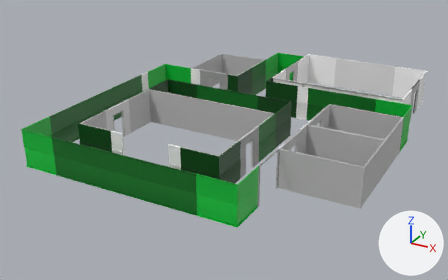
The FBX model ProjectIII_TheBigOne/Assets/Models/World/Level/BETA/v2/Model_Beta_Residential_Walls_00.fbx, before and after one commit.
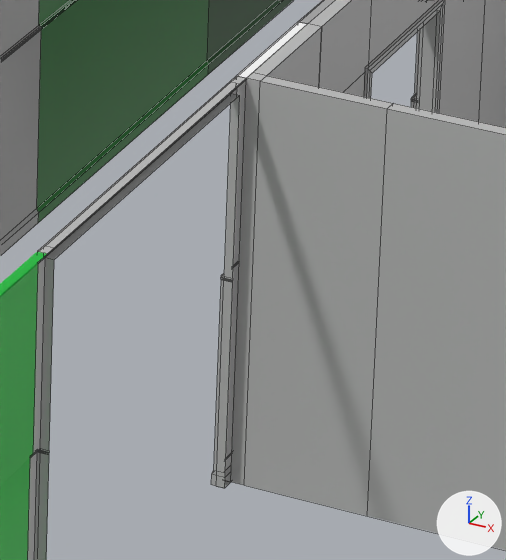
Each version appears first whole from a 50 mm camera at (-3.7, -9.6, 24.6) aimed at (-26.8, 32.5, 3.5), and next in a close-up on the part from 57% to 68% of the width and 51% to 70% of the height. Arrows for +X, +Y and +Z are at lower right; the lights stay in place. The close-ups show mesh edges as thin lines. Where no turn or scale is listed for an object, it has been applied to the vertices.

In view in the first close-up: '03_DoorFrame_08', '03_R13_Corner_00', '03_R13_Corner_01', '03_R13_DoorWall_00', '03_R13_LongWall_00', 'Corridor_WallDoor_67', 'InteriorCorner_09', '_Corridor_Wall_06_03_Corridor_Wall_58', '_Corridor_Wall_06_03_Corridor_Wall_61', '_Corridor_Wall_06_03_Corridor_Wall_75', '_Corridor_Wall_06_03_Corridor_Wall_88'.
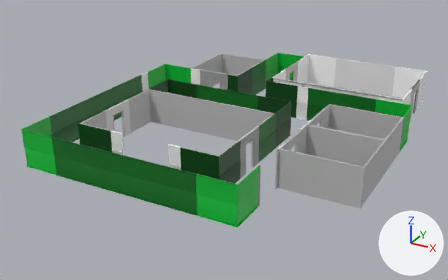
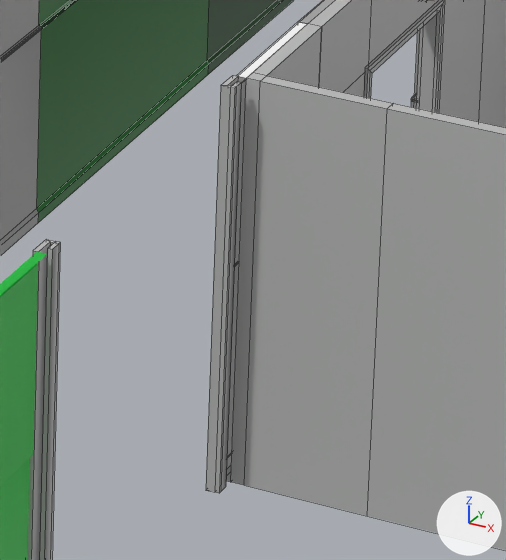
Where the change shows, as pixel boxes [x1, y1, x2, y2] in the close-ups (506 x 560 px):
'_Corridor_Wall_06_03_Corridor_Wall_88', deleted
    before: [28, 76, 246, 560]
'L-Ext002', added
    after: [206, 75, 242, 493]
'L-Ext001', added
    after: [28, 239, 60, 560]

What changed in the scene script:
```text
Add me_mesh_1:
    me_mesh_1.from_pydata([(0.1, 0.18, 3.0), (0.0, 0.18, 3.0), (0.0, 0.0, 3.0), (0.1, 0.16, 3.0), (0.04, 0.16, 3.0), (0.04, 0.0, 3.0), (0.1, 0.18, 0.0), (0.0, 0.18, 0.0), (0.0, 0.0, 0.0), (0.04, 0.0, 0.0), (0.04, 0.16, 0.0), (0.1, 0.16, 0.0), (0.07, 0.16, 0.0), (0.07, 0.16, 3.0), (0.07, 0.18, 3.0), (0.07, 0.18, 0.0), (0.07, 0.07, 0.0), (0.07, 0.07, 3.0), (0.1, 0.07, 0.0), (0.1, 0.07, 3.0)], [], [(13, 14, 1, 4), (4, 1, 2, 5), (14, 15, 7, 1), (1, 7, 8, 2), (2, 8, 9, 5), (5, 9, 10, 4), (4, 10, 12, 13), (3, 11, 6, 0), (15, 12, 10, 7), (7, 10, 9, 8), (17, 16, 18, 19), (3, 0, 14, 13), (0, 6, 15, 14), (6, 11, 12, 15), (13, 12, 16, 17), (12, 11, 18, 16), (11, 3, 19, 18), (3, 13, 17, 19)])
    me_mesh_1.materials.append(mat_residential_corridor_arch)  # grey #bcbcbc
Add me_mesh_093:
    me_mesh_093.from_pydata(...)  # 20 vertices, 18 faces; spans x -4.0..0.0, y -7.5..0.0, z 0.0..120.7
    me_mesh_093.materials.append(mat_residential_corridor_arch)  # grey #bcbcbc
Remove ob_corridor_wall_06_03_corridor_wall_88:
    ob_corridor_wall_06_03_corridor_wall_88 = bpy.data.objects.new('_Corridor_Wall_06_03_Corridor_Wall_88', me_mesh)
    ob_corridor_wall_06_03_corridor_wall_88.location = (-19.05, 24.5, 5.519)
Add ob_l_ext001:
    ob_l_ext001 = bpy.data.objects.new('L-Ext001', me_mesh_1)
    ob_l_ext001.location = (-19.1, 23.0, 4.019)
Add ob_l_ext002:
    ob_l_ext002 = bpy.data.objects.new('L-Ext002', me_mesh_093)
    ob_l_ext002.location = (-19.1, 26.0, 4.019)
    ob_l_ext002.rotation_euler = (-3.142, 0.0, 0.0)  # degrees (-180, 0, 0)
    ob_l_ext002.scale = (-0.0249, -0.0249, -0.0249)
```
